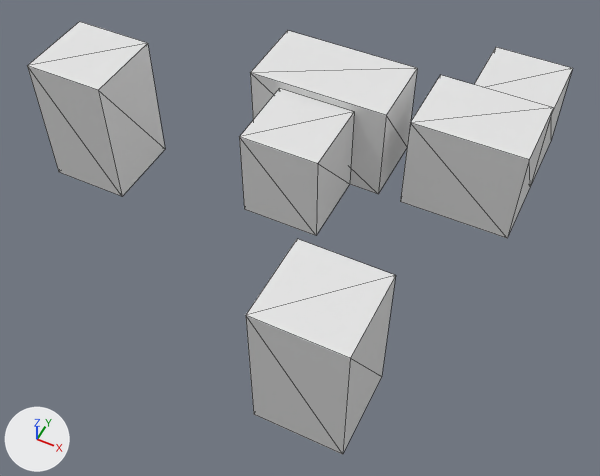
The glTF model assets/testcity.gltf: old version first, new version second.
One viewpoint serves both versions: a camera (50 mm lens) standing at (33.7, -66.7, 75.6) and looking at (4.2, -7.7, 1.9). The axes (+X, +Y, +Z) are drawn at lower left. The lights are the same throughout. Mesh edges are drawn as thin lines. Where no turn or scale is listed for an object, it has been applied to the vertices.
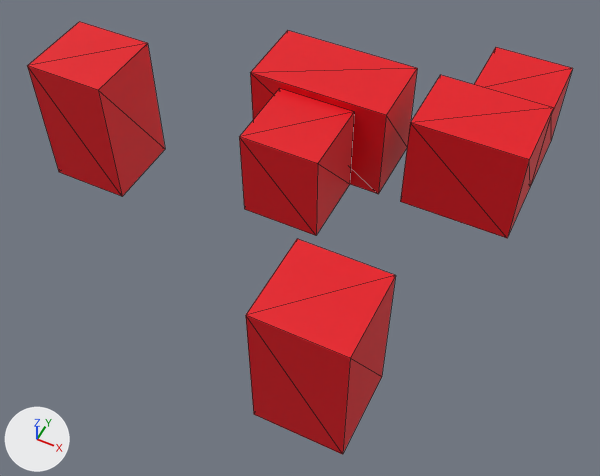
What differs and where, as boxes (x1, y1, x2, y2) in the pictures (600 x 476 px):
'Cube.005', recoloured (white to red): (246, 239, 396, 455) in both
'Cube.002', recoloured (white to red): (400, 75, 553, 238) in both
'Cube.004', recoloured (white to red): (27, 22, 165, 196) in both
'Cube.001', recoloured (white to red): (250, 30, 417, 194) in both
'Cube', recoloured (white to red): (239, 88, 354, 236) in both
'Cube.003', recoloured (white to red): (474, 47, 573, 184) in both

Diff of the bpy script that builds the scene:
```diff
--- a/assets/testcity.gltf.py
+++ b/assets/testcity.gltf.py
@@ mat_test @@
+mat_test = principled_material('Test')
+mat_test.base_color = (0.8, 0.0, 0.00826)  # red #e70016
@@ me_cube @@
 me_cube.from_pydata(...)  # 8 vertices, 12 faces; spans x -5.0..5.0, y -5.0..5.0, z 0.0..12.0
-me_cube.materials.append(mat_material)  # white #e7e7e7
+me_cube.materials.append(mat_test)  # red #e70016
@@ me_cube_001 @@
 me_cube_001.from_pydata(...)  # 8 vertices, 12 faces; spans x -9.0..9.0, y -5.0..5.0, z 0.0..13.0
-me_cube_001.materials.append(mat_material)  # white #e7e7e7
+me_cube_001.materials.append(mat_test)  # red #e70016
@@ me_cube_002 @@
 me_cube_002.from_pydata(...)  # 8 vertices, 12 faces; spans x -9.0..5.0, y -5.0..5.0, z 0.0..13.0
-me_cube_002.materials.append(mat_material)  # white #e7e7e7
+me_cube_002.materials.append(mat_test)  # red #e70016
@@ me_cube_003 @@
 me_cube_003.from_pydata(...)  # 8 vertices, 12 faces; spans x -5.0..5.0, y -5.0..5.0, z 0.0..12.0
-me_cube_003.materials.append(mat_material)  # white #e7e7e7
+me_cube_003.materials.append(mat_test)  # red #e70016
@@ me_cube_004 @@
 me_cube_004.from_pydata(...)  # 8 vertices, 12 faces; spans x -5.0..5.0, y -5.0..5.0, z 0.0..17.0
-me_cube_004.materials.append(mat_material)  # white #e7e7e7
+me_cube_004.materials.append(mat_test)  # red #e70016
@@ me_cube_005 @@
 me_cube_005.from_pydata(...)  # 8 vertices, 12 faces; spans x -5.0..5.0, y -5.0..5.0, z 0.0..17.0
-me_cube_005.materials.append(mat_material)  # white #e7e7e7
+me_cube_005.materials.append(mat_test)  # red #e70016
```
